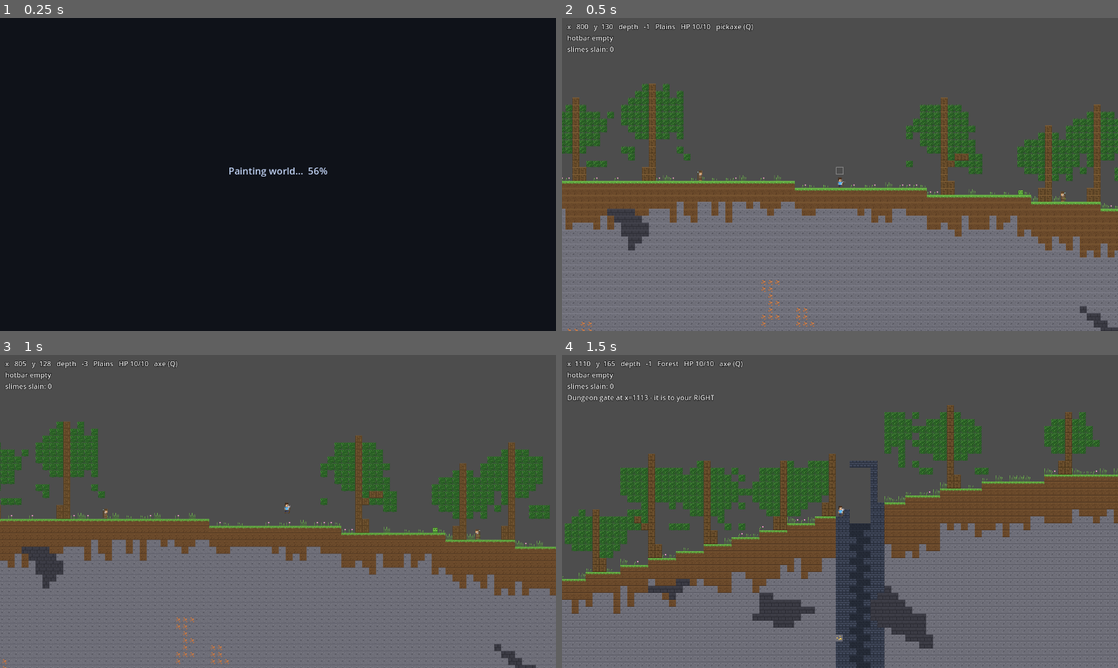
Above: before the commit, frames 1-4 (two rows, left to right).
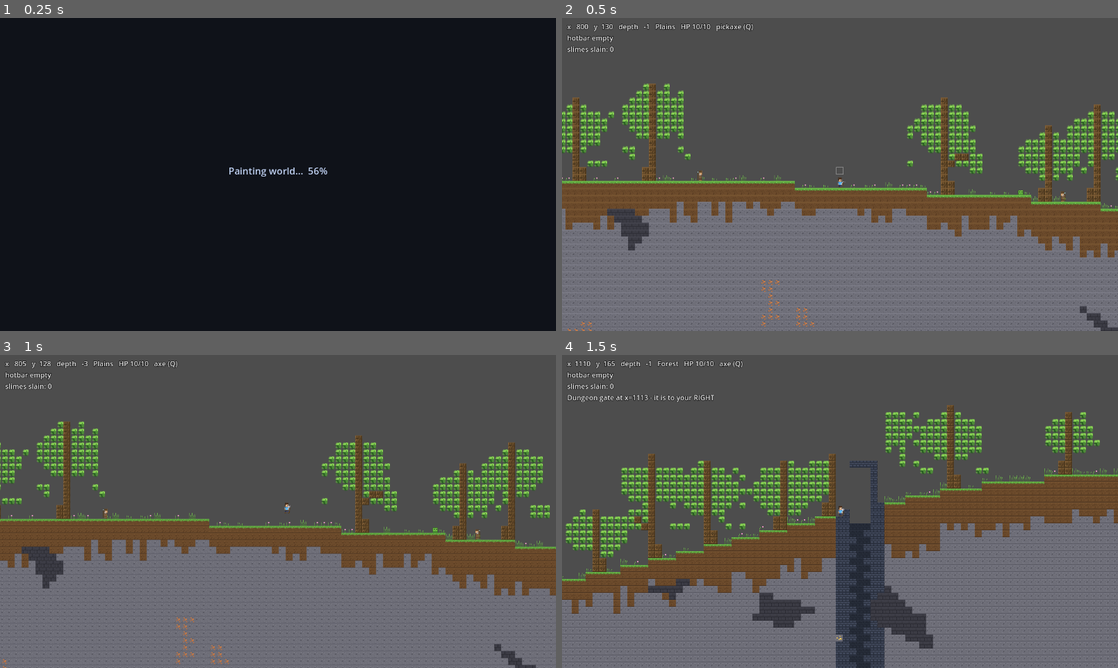
Above: after the commit, the same moments.

Repository: sujanirig-web/cavehound
Game: Godot game, scene res://scenes/main.tscn
The game is run twice, just before and just after one commit, with the same random seed, the same clock (stepped at 60 frames per second) and the same inputs.
Inputs (mouse positions are in pixels of both pictures, inside the frame that each line leads up to):
- Up to frame 1 (0.25 s): no input
- Up to frame 2 (0.5 s): no input
- Up to frame 3 (1 s): tap Enter (ui_accept) at 0.5 s; move the mouse to (400, 495) at 0.52 s; hold D (move_right) from 0.53 s (still down); tap Q (cycle_tool) at 0.6 s; click (400, 495) at 0.67 s; tap W (jump) at 0.77 s
- Up to frame 4 (1.5 s): keep holding D (move_right); move the mouse to (728, 527) at 1.27 s; tap T at 1.35 s

Frame 1 is identical in both runs. In frame 2, 5.1% of the frame differs, in the area x 0-100%, y 20-59%; in frame 3, 5.1%; in frame 4, 7.1%, in the area x 0-97%, y 16-70%.

Commit message:
Art: realistic trees - smooth-noise bark, feathered leaf canopies, tree_view tool

Diff:
--- a/scripts/tileset_factory.gd
+++ b/scripts/tileset_factory.gd
@@ -175,89 +175,93 @@
             _edges(img, ox, oy, Color(0, 0, 0, 0), Color("2c3a22"))
 
         WorldGen.Tile.WOOD:
-            # vertical bark: dark grooves, lit ridges, side shading so a
-            # column of trunks reads as a cylinder rather than a strip
+            # Realistic bark: a trunk cylinder lit from the left, with
+            # flowing vertical grooves whose cadence stays fixed so a
+            # multi-tile trunk reads as one continuous surface, soft
+            # horizontal crack lines, and a knot.
             _fill(img, ox, oy, Color("6b4f2c"))
-            for gx in [1, 5, 9, 13]:
-                for y in TILE_SIZE:
-                    if rng.randf() < 0.75:
-                        _px(img, ox + gx, oy + y, Color("4f3a1f"))
-            for gx in [3, 7, 11]:
-                for y in TILE_SIZE:
-                    if rng.randf() < 0.5:
-                        _px(img, ox + gx, oy + y, Color("7d5c35"))
+            var nf := _noise_field(rng, 5)
+            var kx := rng.randi_range(4, 11)
+            var ky := rng.randi_range(4, 11)
             for y in TILE_SIZE:
-                _px(img, ox, oy + y, Color("5a4126"))
-                _px(img, ox + TILE_SIZE - 1, oy + y, Color("543d21"))
-            # a knot: dark ring with a lit core
-            var kx := rng.randi_range(3, 11)
-            var ky := rng.randi_range(3, 11)
-            for dx in range(2):
-                for dy in range(2):
-                    _px(img, ox + kx + dx, oy + ky + dy, Color("4f3a1f"))
-            _px(img, ox + kx, oy + ky, Color("7d5c35"))
-            # horizontal notches: break the grooves into chunky bark
-            # rings, the way a real trunk grows, not a stripy strip
-            for i in 3:
-                var nx := rng.randi_range(2, 11)
-                var ny := rng.randi_range(2, 13)
-                for lx in rng.randi_range(3, 5):
-                    _px(img, ox + nx + lx, oy + ny, Color("4a341c"))
-                    _px(img, ox + nx + lx, oy + ny + 1, Color("6b4f2c"))
-            # a few lit ridge chips so the bark surface reads rough
+                # Grooves wander a pixel or two per row, bark-style, but
+                # stay at the same cadence (x ~ 2/7/12) so trunks don't
+                # look sliced into strips at tile boundaries.
+                var wob := int(round(_smooth(nf, 5, 4, y) * 4.0 - 2.0))
+                var crack := _smooth(nf, 5, 0, y)
+                for x in TILE_SIZE:
+                    var t := float(x) / float(TILE_SIZE - 1)
+                    if crack < 0.14 and x > 0 and x < TILE_SIZE - 1:
+                        # a soft crack line gouged into the bark
+                        _px(img, ox + x, oy + y, Color("3b2c14"))
+                    elif x == 2 + wob or x == 7 + wob or x == 12 + wob:
+                        _px(img, ox + x, oy + y, Color("453318"))
+                    elif t > 0.80:
+                        # cylinder shadow rolling off the right edge
+                        _px(img, ox + x, oy + y, Color("543d21"))
+                    else:
+                        var n := _smooth(nf, 5, x, y)
+                        if n < 0.33:
+                            _px(img, ox + x, oy + y, Color("5a4126"))
+                        elif n > 0.70:
+                            _px(img, ox + x, oy + y, Color("7d5c35"))
+                        else:
+                            _px(img, ox + x, oy + y, Color("6b4f2c"))
+            # a knot: dark ring with a lit core, softened into an ellipse
+            for dy in range(-3, 4):
+                for dx in range(-3, 4):
+                    if dx * dx + dy * dy * 2 >= 1 and dx * dx + dy * dy * 2 <= 8 \
+                            and img.get_pixel(ox + kx + dx, oy + ky + dy).a > 0.0:
+                        _px(img, ox + kx + dx, oy + ky + dy, Color("40301a"))
+            _px(img, ox + kx, oy + ky, Color("8a6a3e"))
+            # a few lit chips so the bark surface reads rough, not painted
             for i in 3:
                 _px(img, ox + rng.randi_range(2, 12), oy + rng.randi_range(1, 14),
                         Color("8a6a3e"))
-            _edges(img, ox, oy, Color("7d5c35"), Color("453218"))
+            _edges(img, ox, oy, Color("7d5c35"), Color("40301a"))
 
         WorldGen.Tile.LEAVES:
-            # Three tones plus ragged transparent borders: neighbouring
-            # tiles then merge into an organic canopy instead of a
-            # green brick wall.
+            # Two overlapping leafy blobs per tile with a feathered, noisy
+            # edge: neighbouring tiles merge into one billowing canopy —
+            # no fixed tone bands, no 2x2 pixel clusters. Light falls from
+            # above, so the mass shades from sunlit top to deep green
+            # bottom, with darker pockets where the blobs overlap.
+            var nf := _noise_field(rng, 5)
+            var b1 := Vector2(rng.randf_range(4.0, 11.0), rng.randf_range(4.0, 11.0))
+            var r1 := rng.randf_range(5.5, 8.0)
+            var b2 := Vector2(rng.randf_range(4.0, 11.0), rng.randf_range(4.0, 11.0))
+            var r2 := rng.randf_range(5.5, 8.0)
             for y in TILE_SIZE:
                 for x in TILE_SIZE:
-                    var border := x == 0 or y == 0 \
-                            or x == TILE_SIZE - 1 or y == TILE_SIZE - 1
-                    var corner := (x == 0 or x == TILE_SIZE - 1) \
-                            and (y == 0 or y == TILE_SIZE - 1)
-                    if border and rng.randf() < (0.55 if corner else 0.30):
-                        _px(img, ox + x, oy + y, Color(0, 0, 0, 0))
-                        continue
-                    var d := x + y  # light falls from the top-left
-                    var roll := rng.randf()
-                    if d < 10 and roll < 0.40:
-                        _px(img, ox + x, oy + y, Color("478c39"))
-                    elif d > 20 and roll < 0.45:
-                        _px(img, ox + x, oy + y, Color("1e4a1c"))
-                    elif roll < 0.75:
-                        _px(img, ox + x, oy + y, Color("255a22"))
+                    var p := Vector2(float(x) + 0.5, float(y) + 0.5)
+                    var dd := minf(p.distance_to(b1) / r1, p.distance_to(b2) / r2)
+                    if dd > 1.4:
+                        continue  # canopy gap: stay transparent
+                    var n := _smooth(nf, 5, x, y)
+                    var alpha := 1.0
+                    if dd > 0.95:
+                        # feathered fringe rippled by noise so the outline
+                        # is ragged like real foliage, not a smooth circle
+                        alpha = clampf((1.4 - dd) / 0.45 * (0.55 + n * 0.45),
+                                0.0, 1.0)
+                        if alpha < 0.05:
+                            continue
+                    var sun := 1.0 - float(y) / float(TILE_SIZE - 1) * 0.55
+                    var v := clampf(sun - 0.45 + n, 0.0, 1.0)
+                    var c: Color
+                    if v > 0.76:
+                        c = Color("8ad455")  # sunlit top
+                    elif v > 0.50:
+                        c = Color("4e8c38")  # mid leaf
+                    elif v > 0.28:
+                        c = Color("2a5c24")  # deep leaf
                     else:
-                        _px(img, ox + x, oy + y, Color("2f6b2a"))
-            # a couple of holes punched through the interior
-            for i in 3:
-                _px(img, ox + rng.randi_range(2, 13), oy + rng.randi_range(2, 13),
-                        Color(0, 0, 0, 0))
-            # dappled speckles: Terraria foliage reads as thousands of
-            # tiny deep/sunlit flecks over the mid green, not tone bands
-            for i in 12:
-                var ddx := rng.randi_range(1, 14)
-                var ddy := rng.randi_range(1, 14)
-                if img.get_pixel(ox + ddx, oy + ddy).a == 0.0:
-                    continue
-                _px(img, ox + ddx, oy + ddy, Color("3f7a34"))
-            for i in 8:
-                var ddx := rng.randi_range(1, 14)
-                var ddy := rng.randi_range(1, 14)
-                if img.get_pixel(ox + ddx, oy + ddy).a == 0.0:
-                    continue
-                _px(img, ox + ddx, oy + ddy, Color("67b24a"))
-            for i in 3:
-                var bdx := rng.randi_range(1, 12)
-                var bdy := rng.randi_range(1, 12)
-                _px(img, ox + bdx, oy + bdy, Color("2e5c26"))
-                _px(img, ox + bdx + 1, oy + bdy, Color("3f7a34"))
-                _px(img, ox + bdx, oy + bdy + 1, Color("2e5c26"))
-                _px(img, ox + bdx + 1, oy + bdy + 1, Color("67b24a"))
+                        c = Color("1d4218")  # shaded underside
+                    if dd < 0.6 and n > 0.78:
+                        c = Color("39742e")  # darker pocket in the dense mass
+                    if alpha < 1.0:
+                        c = Color(c.r, c.g, c.b, alpha)
+                    _px(img, ox + x, oy + y, c)
 
         WorldGen.Tile.COPPER:
             _stone_base(img, ox, oy, rng)
@@ -485,6 +489,34 @@
         _px(img, ox + rng.randi_range(0, 15), oy + rng.randi_range(0, 15), c)
 
 
+## Smooth value-noise for organic textures: a small seeded grid,
+## bilinearly interpolated. Volatile per-pixel randoms read as static;
+## fields like this read as bark, foliage clumps and rock.
+static func _noise_field(rng: RandomNumberGenerator, n: int) -> Array[float]:
+    var g: Array[float] = []
+    g.resize(n * n)
+    for i in n * n:
+        g[i] = rng.randf()
+    return g
+
+
+## Sample the n x n noise field at tile-space (x, y) in [0, TILE_SIZE-1].
+static func _smooth(g: Array[float], n: int, x: int, y: int) -> float:
+    var fx := float(x) / float(TILE_SIZE - 1) * float(n - 1)
+    var fy := float(y) / float(TILE_SIZE - 1) * float(n - 1)
+    var x0 := mini(int(fx), n - 1)
+    var y0 := mini(int(fy), n - 1)
+    var x1 := mini(x0 + 1, n - 1)
+    var y1 := mini(y0 + 1, n - 1)
+    var tx := fx - float(x0)
+    var ty := fy - float(y0)
+    var a := g[y0 * n + x0]
+    var b := g[y0 * n + x1]
+    var c := g[y1 * n + x0]
+    var d := g[y1 * n + x1]
+    return lerpf(lerpf(a, b, tx), lerpf(c, d, tx), ty)
+
+
 static func _px(img: Image, x: int, y: int, c: Color) -> void:
     if x < 0 or y < 0 or x >= img.get_width() or y >= img.get_height():
         return
--- a/tools/parse_check.gd
+++ b/tools/parse_check.gd
@@ -28,6 +28,7 @@
     "res://tools/mouse_probe.gd",
     "res://tools/noise_probe.gd",
     "res://tools/world_png.gd",
+    "res://tools/tree_view.gd",
     "res://tools/world_ascii.gd",
     "res://tools/play_test.gd",
 ]
--- a/tools/tiles_probe.gd
+++ b/tools/tiles_probe.gd
@@ -12,22 +12,21 @@
 func _initialize() -> void:
     var atlas := TilesetFactory.build_atlas()
     _dump_tile(atlas, WorldGen.Tile.WOOD, {
-        0x8a6a3e: "+",  # lit bark chip
+        0x8a6a3e: "+",  # lit chip / knot core
         0x7d5c35: ":",  # light ridge
         0x6b4f2c: ".",  # mid bark
-        0x5a4126: "-",  # shaded edge
-        0x543d21: "-",
-        0x4f3a1f: "#",  # groove / knot / notch
-        0x4a341c: "#",
+        0x5a4126: "-",  # shaded tone
+        0x543d21: "-",  # cylinder shadow
+        0x453318: "#",  # groove
+        0x3b2c14: "#",  # crack
+        0x40301a: "#",  # knot ring
     })
     _dump_tile(atlas, WorldGen.Tile.LEAVES, {
-        0x67b24a: "+",  # sunlit fleck / cluster highlight
-        0x478c39: ".",  # light leaf
-        0x3f7a34: "*",  # deep dapple
-        0x2f6b2a: "=",  # mid leaf
-        0x2e5c26: "*",
-        0x255a22: "=",
-        0x1e4a1c: "#",  # shade leaf
+        0x8ad455: "+",  # sunlit top
+        0x4e8c38: ".",  # mid leaf
+        0x39742e: "*",  # darker pocket
+        0x2a5c24: "#",  # deep leaf
+        0x1d4218: "=",  # shaded underside
     })
     quit(0)
 
--- /dev/null
+++ b/tools/tree_view.gd
@@ -0,0 +1,76 @@
+extends SceneTree
+
+## Renders one full generated tree (crown, trunk, flare) at 1:1 so the
+## tree art can be inspected without launching the game.
+##
+##   godot --headless --path . --script res://tools/tree_view.gd
+##
+## Writes /tmp/cavebound_tree.png.
+
+const W := 1600
+const H := 400
+const T := TilesetFactory.TILE_SIZE
+const OUT := "/tmp/cavebound_tree.png"
+
+
+func _initialize() -> void:
+    var gen := WorldGen.new()
+    gen.generate(abs(hash("cavebound")), W, H)
+    var atlas := TilesetFactory.build_atlas()
+
+    # Frame the whole tree: crown above the trunk top, flare + ground below.
+    var cw := 40
+    var ch := 56
+
+    # Snag the first tree we scan: a leaf cell just above ground, then
+    # follow its column down to the trunk. Skip x near the world edges so
+    # the crop is never cut off.
+    var tx := -1
+    var ty := 0
+    for x in range(cw / 2 + 2, W - cw / 2 - 2):
+        var found := false
+        for y in range(gen.surface[x] - 40, gen.surface[x]):
+            if gen.tiles[y * W + x] == WorldGen.Tile.LEAVES:
+                tx = x
+                ty = y
+                found = true
+                break
+        if found:
+            break
+    if tx == -1:
+        print("no tree found")
+        quit(1)
+
+    var trunk_y := ty
+    while trunk_y < H and gen.tiles[trunk_y * W + tx] != WorldGen.Tile.WOOD:
+        trunk_y += 1
+    if trunk_y >= H:
+        trunk_y = ty
+
+    var x0 := clampi(tx - cw / 2, 0, W - cw)
+    var y0 := clampi(trunk_y - 22, 0, H - ch)
+
+    var out := Image.create(cw * T, ch * T, false, Image.FORMAT_RGB8)
+    out.fill(Color("101018"))
+    for i in 2:
+        for tyy in ch:
+            for txx in cw:
+                var idx := (y0 + tyy) * W + (x0 + txx)
+                var id: int = gen.walls[idx] if i == 0 else gen.tiles[idx]
+                if id == WorldGen.Tile.AIR:
+                    continue
+                _blit(out, atlas, id, txx * T, tyy * T)
+
+    out.save_png(OUT)
+    print("tree at x=%d crown top y=%d trunk top y=%d -> %s"
+            % [tx, ty, trunk_y, OUT])
+    quit(0)
+
+
+func _blit(dst: Image, atlas: Image, id: int, ox: int, oy: int) -> void:
+    var c := TilesetFactory.atlas_coords(id) * T
+    for y in T:
+        for x in T:
+            var p := atlas.get_pixel(c.x + x, c.y + y)
+            if p.a > 0.05:
+                dst.set_pixel(ox + x, oy + y, Color(p.r, p.g, p.b))
Not shown, changed: README.md
